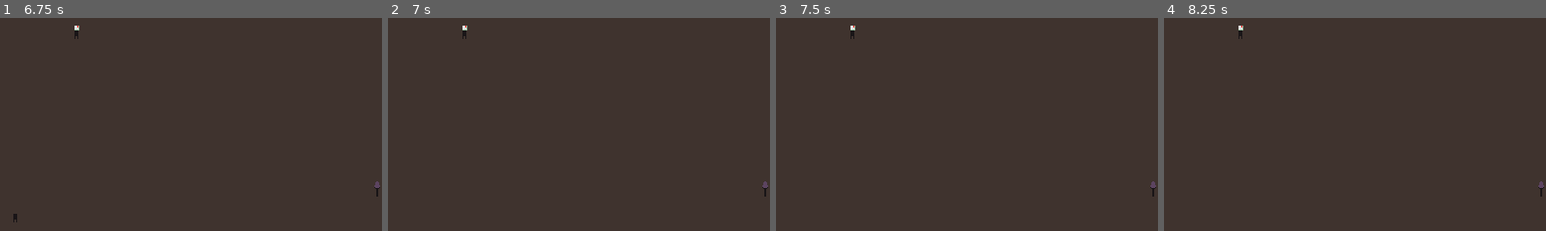
Above: before the commit, frames 1-4 (left to right).
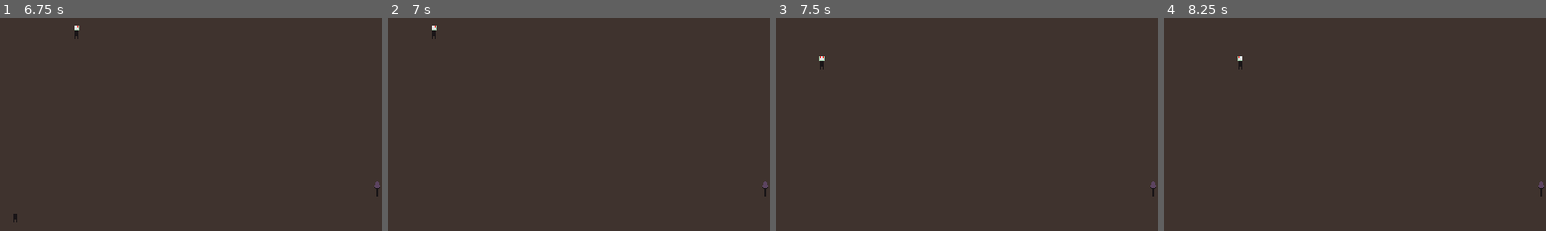
Above: after the commit, the same moments.

Repository: Academia-Team/Academia-Fall-of-the-Citadel
Game: Godot game, scene res://scene/intro.tscn
Two runs of this game, one before a commit and one after it. Both use one fixed random seed, a clock stepped at 60 frames per second and the inputs below.
Inputs (mouse positions are % of the whole screen's width and height, from its top left):
- Up to frame 1 (6.75 s): tap Enter at 0.5, 2, 4.25 s; move the mouse to (72, 45) at 0.52 s; hold N (move_down_right) 0.53-1.28 s; tap Space (action) at 0.6, 1.25, 2.1, 3.5, 3.6, 5, 5.1, 6.6 s; click (72, 45) at 0.67 s; move the mouse to (30, 55) at 1.27 s; hold Down (move_down) 1.28-2.03 s; tap Ctrl (stay) every 1.5 s from 1.35 to 5.85 s; move the mouse to (60, 28) at 2.02 s; hold N (move_down_right) 2.03-2.78 s; move the mouse to (45, 70) at 2.77 s; hold Up (move_up) 2.78-3.53 s; click (45, 70) at 2.92 s; move the mouse to (80, 65) at 3.52 s; hold B (move_down_left) 3.53-5.03 s; move the mouse to (20, 35) at 4.27 s; move the mouse to (55, 50) at 5.02 s; hold Down (move_down) 5.03-5.78 s; click (55, 50) at 5.17 s; move the mouse to (35, 24) at 5.77 s; hold N (move_down_right) 5.78-6.53 s; move the mouse to (72, 45) at 6.52 s; hold Up (move_up) from 6.53 s (still down)
- Up to frame 2 (7 s): keep holding Up (move_up)
- Up to frame 3 (7.5 s): move the mouse to (30, 55) at 7.27 s; release Up (move_up) at 7.28 s; hold N (move_down_right) from 7.28 s (still down); tap Ctrl (stay) at 7.35 s; click (30, 55) at 7.42 s
- Up to frame 4 (8.25 s): move the mouse to (60, 28) at 8.02 s; release N (move_down_right) at 8.03 s; hold Down (move_down) from 8.03 s (still down); tap Space (action) at 8.1 s
The pictures show only the part of the screen within x 0-50%, y 22-72%; the shares and areas given below are measured in that part.

Frame 1 is identical in both runs. In frame 2, 0.1% of the frame differs, in the area x 11-21%, y 3-10%; in frame 3, 0.1%, in the area x 11-21%, y 3-25%; in frame 4, 0.1%.

Commit message:
Separate checks for spawning from movement
The enemies should be able to move onto the player.

Diff:
--- a/scene/gamegrid.gd
+++ b/scene/gamegrid.gd
@@ -84,14 +84,20 @@
 
 	if abs(pos.x - player_ref.position.x) >= VALID_DIST_FROM_PLAYER and \
 		abs(pos.y - player_ref.position.y) >= VALID_DIST_FROM_PLAYER:
-			var node_array = get_tree().get_nodes_in_group("interactable")
-			var node_array_sz = node_array.size()
-			var idx = 0
-			valid_pos = true
+			valid_pos = valid_move_pos(pos)
 
-			while valid_pos and idx < node_array_sz:
-				valid_pos = node_array[idx].position != pos
-				idx += 1
+	return valid_pos
+
+func valid_move_pos(pos):
+	var node_array = get_tree().get_nodes_in_group("interactable")
+	var node_array_sz = node_array.size()
+	var idx = 0
+	var valid_pos = true
+
+	while valid_pos and idx < node_array_sz:
+		if node_array[idx] != player_ref:
+			valid_pos = node_array[idx].position != pos
+		idx += 1
 
 	return valid_pos
 
@@ -119,5 +125,5 @@
 
 	# Want to ensure that all the enemies aren't moving on top of each other. If that is happening,
 	# just have the enemy lose its turn.
-	if valid_spawn_pos(desired_pos):
+	if valid_move_pos(desired_pos):
 		ref.move(desired_pos)
